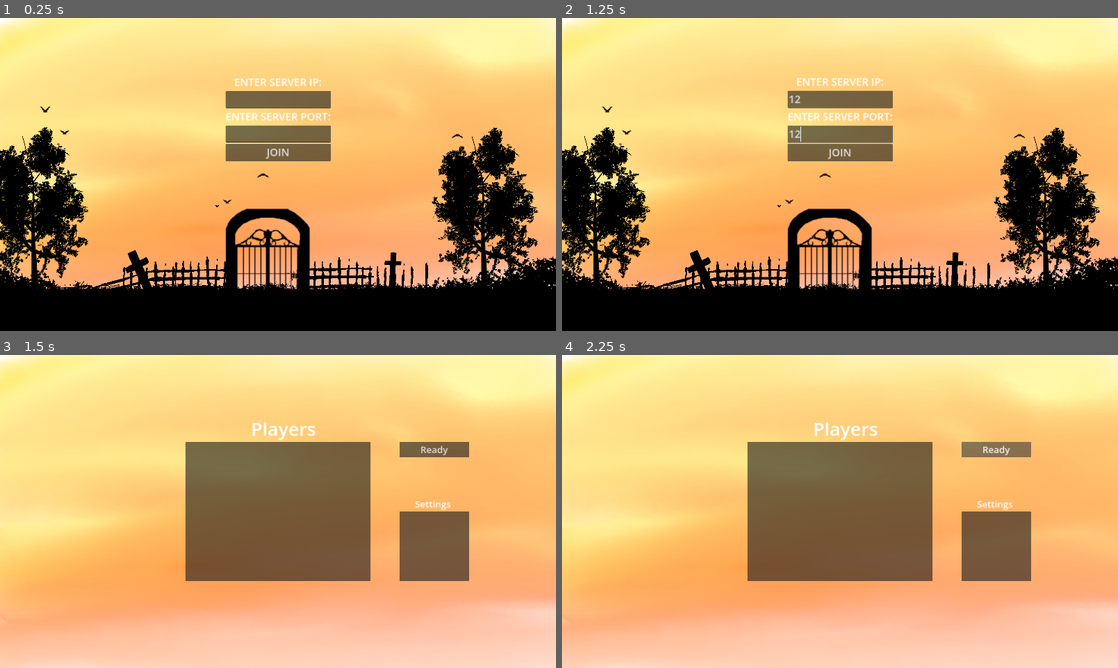
Above: before the commit, frames 1-4 (two rows, left to right).
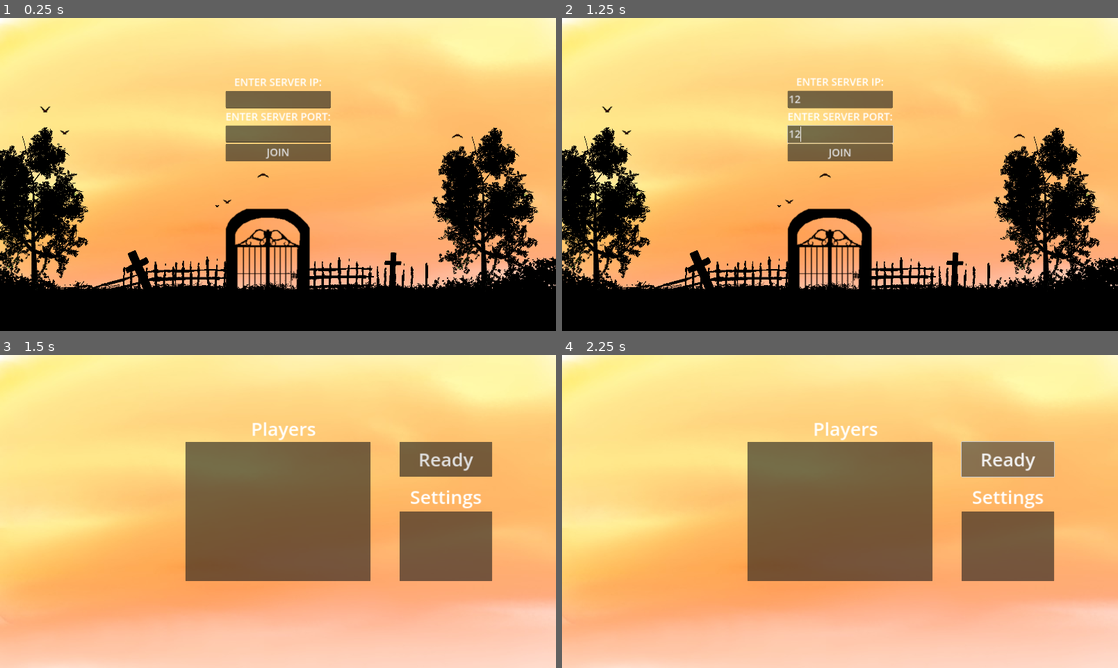
Above: after the commit, the same moments.

Repository: miikapalosaari/werewolfgame
Game: Godot game, scene res://scenes/MainMenu.tscn
Two runs of this game, one before a commit and one after it. Both use one fixed random seed, a clock stepped at 60 frames per second and the inputs below.
Inputs (mouse positions are in pixels of both pictures, inside the frame that each line leads up to):
- Up to frame 1 (0.25 s): no input
- Up to frame 2 (1.25 s): click (840, 99) at 0.52 s; type "12" at 0.6 s; click (840, 133) at 0.75 s; type "12" at 0.83 s
- Up to frame 3 (1.5 s): click "JOIN" at 1.25 s
- Up to frame 4 (2.25 s): click "Ready" at 2 s

Frames 1-2 are identical in both runs. In frame 3, 2.6% of the frame differs, in the area x 71-89%, y 27-73%; in frame 4, 2.7%.

Commit message:
muutettu lobby asetusten vaihtaminen spinboxin sijasta labeliin sekä plus ja miinus nappeihin. Tämä siksi, että nappia pystyy helpommin muuttamaan (koko, tekstuuri ja muut)

Diff:
--- a/scenes/LobbyScene.tscn
+++ b/scenes/LobbyScene.tscn
@@ -39,9 +39,10 @@
 size_flags_vertical = 4
 
 [node name="ReadyButton" type="Button" parent="VBoxContainer"]
+custom_minimum_size = Vector2(320, 120)
 layout_mode = 2
 size_flags_vertical = 4
-theme_override_font_sizes/font_size = 32
+theme_override_font_sizes/font_size = 64
 text = "Ready"
 
 [node name="Panel" type="Panel" parent="."]
@@ -75,22 +76,21 @@
 [node name="RolePanel" type="Panel" parent="."]
 layout_mode = 0
 offset_left = 420.0
-offset_right = 660.0
+offset_right = 740.0
 offset_bottom = 240.0
 
 [node name="Label" type="Label" parent="RolePanel"]
 layout_mode = 0
-offset_left = 50.0
-offset_top = -50.0
-offset_right = 180.0
-theme_override_font_sizes/font_size = 32
+offset_top = -100.0
+offset_right = 320.0
+theme_override_font_sizes/font_size = 64
 text = "Settings"
 horizontal_alignment = 1
 vertical_alignment = 1
 
 [node name="RoleSettingsContainer" type="VBoxContainer" parent="RolePanel"]
 layout_mode = 1
-offset_right = 240.0
+offset_right = 320.0
 offset_bottom = 240.0
 
 [connection signal="pressed" from="VBoxContainer/ReadyButton" to="." method="_on_ready_button_pressed"]
--- a/scripts/Lobby.gd
+++ b/scripts/Lobby.gd
@@ -2,6 +2,7 @@
 
 @onready var playerList = $Panel/ScrollContainer/PlayerList
 @onready var roleSettings = $RolePanel/RoleSettingsContainer
+var totalPlayers: int = 0
 var localState: Dictionary = {}
 
 func _ready() -> void:
@@ -12,6 +13,8 @@
 
 	if not state.has("players"):
 		return
+
+	totalPlayers = state["players"].size()
 	updatePlayerList(state["players"], state.get("leader"))
 	buildRoleSettingsUI(state["roles"])
 
@@ -72,29 +75,73 @@
 	for roleID in roles.keys():
 		var row = HBoxContainer.new()
 		row.size_flags_horizontal = Control.SIZE_EXPAND_FILL
+		row.custom_minimum_size.y = 40
 
 		var label = Label.new()
 		label.text = roleID
 		label.size_flags_horizontal = Control.SIZE_EXPAND_FILL
+		label.add_theme_font_size_override("font_size", 36)
 		row.add_child(label)
 
+		var valueLabel = Label.new()
+		valueLabel.text = str(counts.get(roleID, 0))
+		valueLabel.size_flags_horizontal = Control.SIZE_FILL
+		valueLabel.add_theme_font_size_override("font_size", 36)
+		row.add_child(valueLabel)
+
 		if iAmLeader:
-			var input = SpinBox.new()
-			input.min_value = 0
-			input.max_value = 20
-			input.name = roleID
-			input.value = counts.get(roleID, 0)
-			input.connect("value_changed", Callable(self, "_on_spinbox_value_changed").bind(roleID))
-			row.add_child(input)
-		else:
-			var valueLabel = Label.new()
-			valueLabel.text = str(counts.get(roleID, 0))
-			valueLabel.size_flags_horizontal = Control.SIZE_FILL
-			row.add_child(valueLabel)
+			var minusButton = Button.new()
+			minusButton.text = "-"
+			minusButton.size_flags_horizontal = Control.SIZE_FILL
+			minusButton.size_flags_vertical = Control.SIZE_FILL
+			minusButton.add_theme_font_size_override("font_size", 36)
+			minusButton.connect("pressed", Callable(self, "_on_role_value_button_pressed").bind(roleID, -1, valueLabel))
+			minusButton.custom_minimum_size = Vector2(40, 40)
+			row.add_child(minusButton)
+
+			var plusButton = Button.new()
+			plusButton.text = "+"
+			plusButton.size_flags_horizontal = Control.SIZE_FILL
+			plusButton.size_flags_vertical = Control.SIZE_FILL
+			plusButton.add_theme_font_size_override("font_size", 36)
+			plusButton.connect("pressed", Callable(self, "_on_role_value_button_pressed").bind(roleID, 1, valueLabel))
+			plusButton.custom_minimum_size = Vector2(40, 40)
+			row.add_child(plusButton)
 		roleSettings.add_child(row)
 
 func _on_ready_button_pressed() -> void:
 	GameManager.rpc_id(1, "playerReady")
 
-func _on_spinbox_value_changed(value, roleID):
+func updatePlusButtons():
+	var counts = localState.get("roleCounts", {})
+	var totalRoles = 0
+	for rID in counts.keys():
+		totalRoles += int(counts[rID])
+
+	for row in roleSettings.get_children():
+		for child in row.get_children():
+			if child is Button and child.text == "+":
+				child.disabled = totalRoles >= totalPlayers
+
+
+func _on_role_value_button_pressed(roleID: String, delta: int, valueLabel: Label):
+	var current = int(valueLabel.text)
+
+	var totalRoles = 0
+	for rID in localState.get("roleCounts", {}):
+		if rID == roleID:
+			totalRoles += max(0, current + delta)
+		else:
+			totalRoles += int(localState["roleCounts"].get(rID, 0))
+
+	if totalRoles > totalPlayers and delta > 0:
+		return
+
+	current = max(0, current + delta)
+	valueLabel.text = str(current)
+	localState["roleCounts"][roleID] = current
+	_on_role_value_changed(roleID, current)
+	updatePlusButtons()
+
+func _on_role_value_changed(roleID: String, value: int):
 	GameManager.rpc_id(1, "updateRoleCounts", roleID, value)
